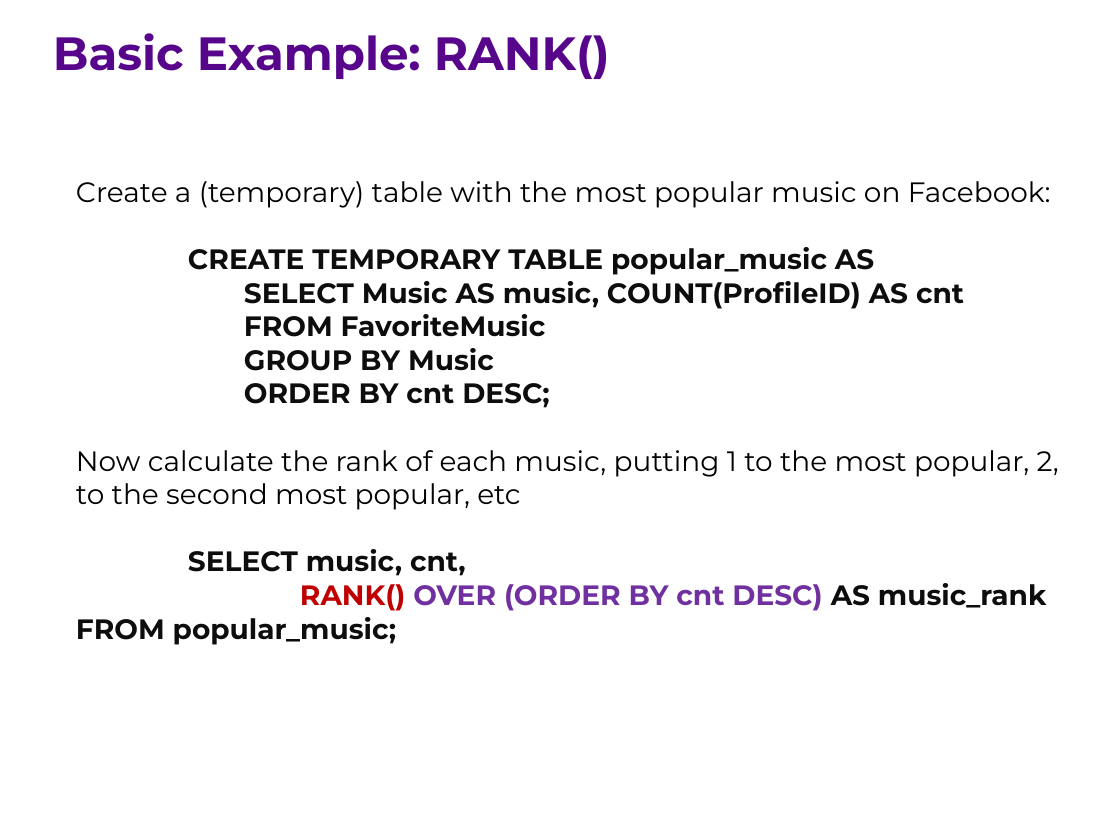
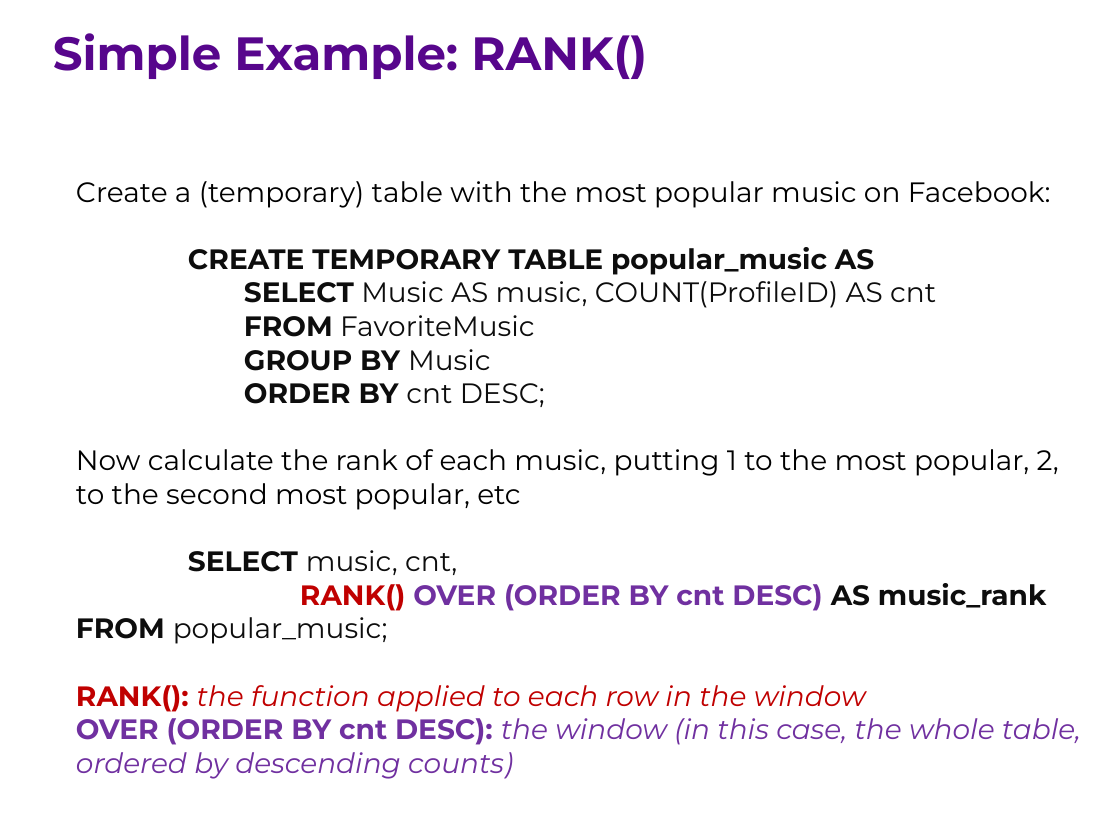
Before and after one commit to ipeirotis/introduction-to-databases, a slide deck: slide 4 of session7/G-Window_queries.pptx (slide 3 before the commit). Drawn at 1120x840 pixels with LibreOffice and Linux fonts; fonts in the diff are those of the drawing. Boxes give left, top, right and bottom in pixels: in the first picture for what was removed or moved away, otherwise in the second. Text is boxed around its words. In the diff, an @@ line names an element or a change of style, - is before the commit and + after.

```diff
--- a/session7/G-Window_queries.pptx
+++ b/session7/G-Window_queries.pptx
@@ text at [53, 33, 647, 79]: text changed @@
-Basic Example: RANK()
+Simple Example: RANK()
@@ text at [76, 281, 1047, 644]: bold off in "Music AS music, COUNT(ProfileID) AS cnt", "FavoriteMusic", "Music", "cnt DESC;" and 2 more places @@
@@ text at [76, 685, 1081, 779]: paragraphs added @@
+RANK(): the function applied to each row in the window
+OVER (ORDER BY cnt DESC): the window (in this case, the whole table, ordered by descending counts)
```
Also in this commit, not shown: 2 other slides changed, 3 slides added.
